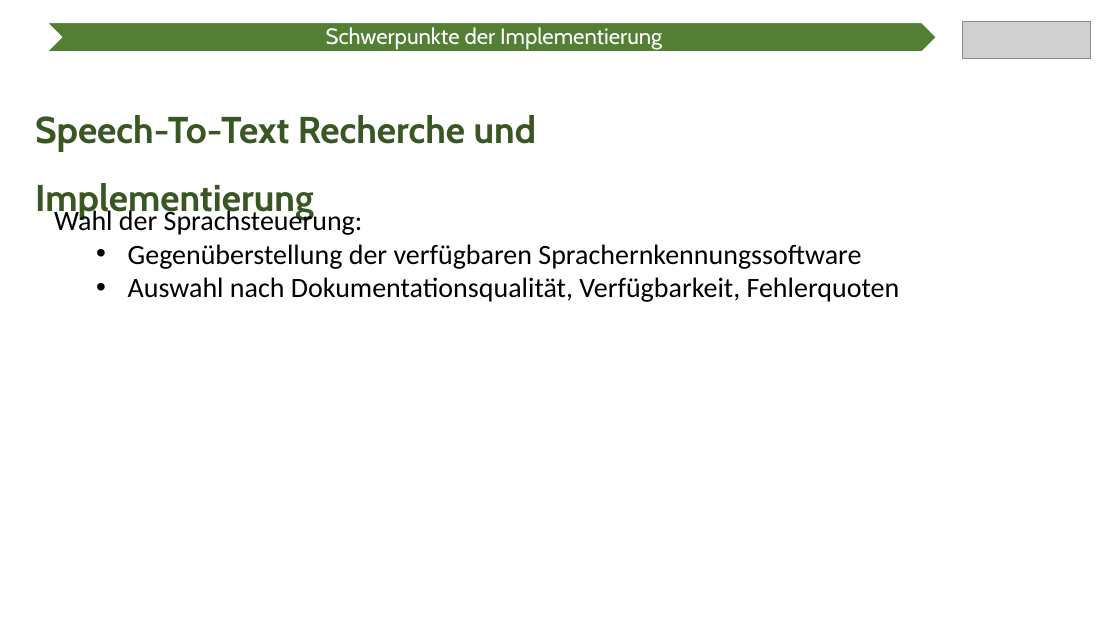
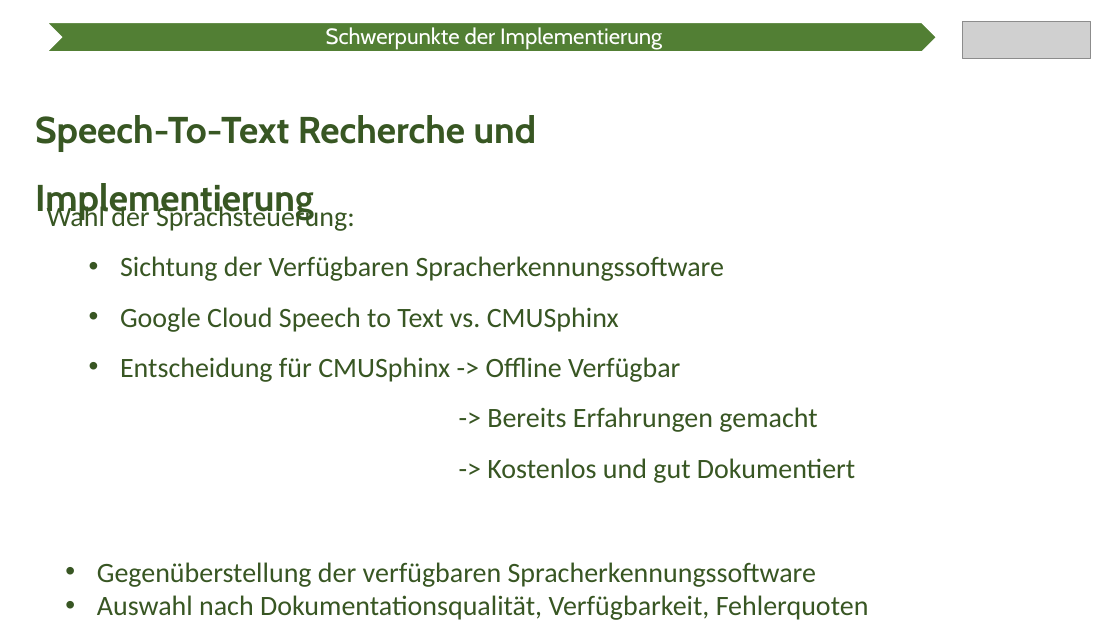
Before and after one commit to Ratoh/SAPLEXA, a slide deck: slide 5 of CavallaroAngelo/Präsentation Wahlmodulvorstellung/SAPlexa Präsentation.pptx. Drawn at 1120x630 pixels with LibreOffice and Linux fonts; fonts in the diff are those of the drawing; grey boxes stand for pictures. Boxes give left, top, right and bottom in pixels: in the first picture for what was removed or moved away, otherwise in the second. Text is boxed around its words. In the diff, an @@ line names an element or a change of style, - is before the commit and + after.

```diff
--- a/CavallaroAngelo/Präsentation Wahlmodulvorstellung/SAPlexa Präsentation.pptx
+++ b/CavallaroAngelo/Präsentation Wahlmodulvorstellung/SAPlexa Präsentation.pptx
@@ text "Wahl der Sprachsteuerung:": place and size @@
-text "Wahl der Sprachsteuerung:" at [54,207,900,302]
+text "Wahl der Sprachsteuerung:" at [47,203,855,483]
@@ text at [47,203,355,231]: text colour #000000 to #385723 in "Wahl der Sprachsteuerung:"; line spacing 1 to 1.5 @@
@@ text at [120,256,855,483]: text changed; text colour #000000 to #385723 @@
-  • Gegenüberstellung der verfügbaren Sprachernkennungssoftware
-  • Auswahl nach Dokumentationsqualität, Verfügbarkeit, Fehlerquoten
+  • Sichtung der Verfügbaren Spracherkennungssoftware
+  • Google Cloud Speech to Text vs. CMUSphinx
+  • Entscheidung für CMUSphinx -> Offline Verfügbar
+                -> Bereits Erfahrungen gemacht
+                -> Kostenlos und gut Dokumentiert
@@ text added at [97,562,869,620], 24 pt, text #385723 @@
+  • Gegenüberstellung der verfügbaren Spracherkennungssoftware
+  • Auswahl nach Dokumentationsqualität, Verfügbarkeit, Fehlerquoten
```
Also in this commit, not shown: 2 other slides changed.
